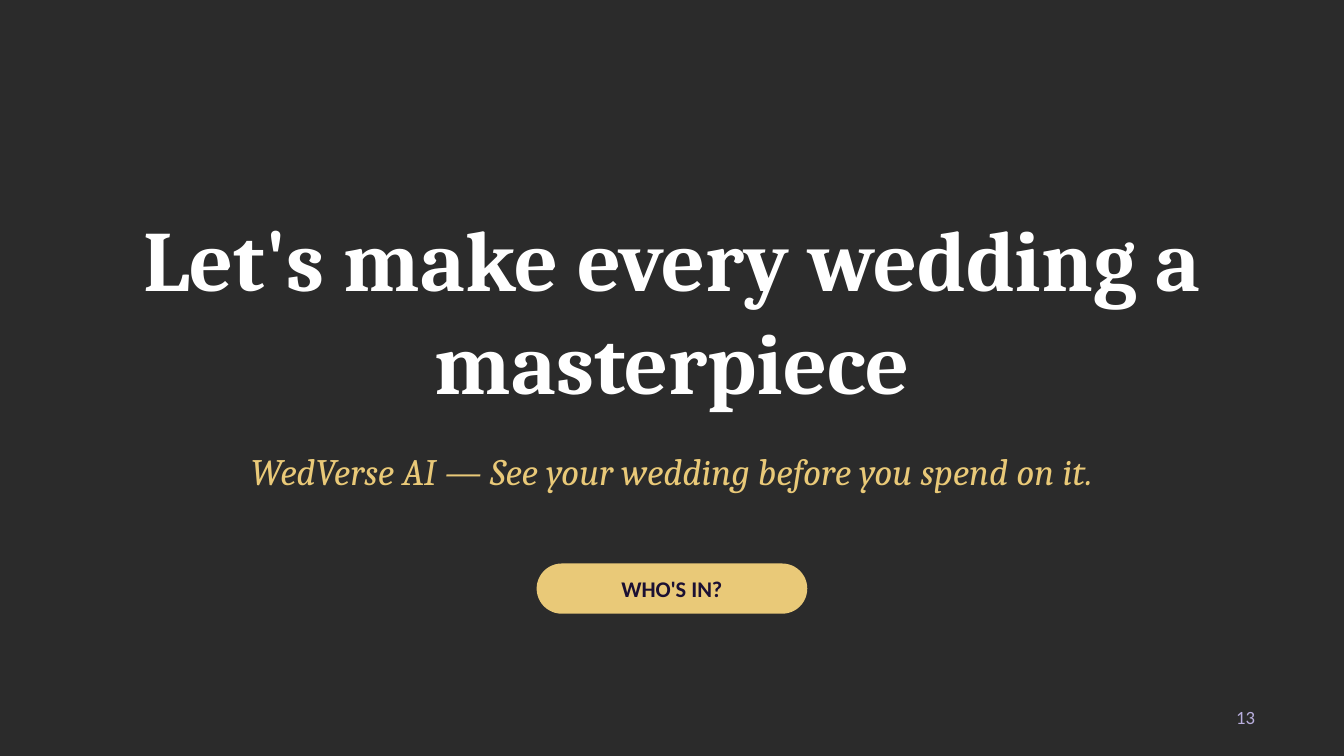
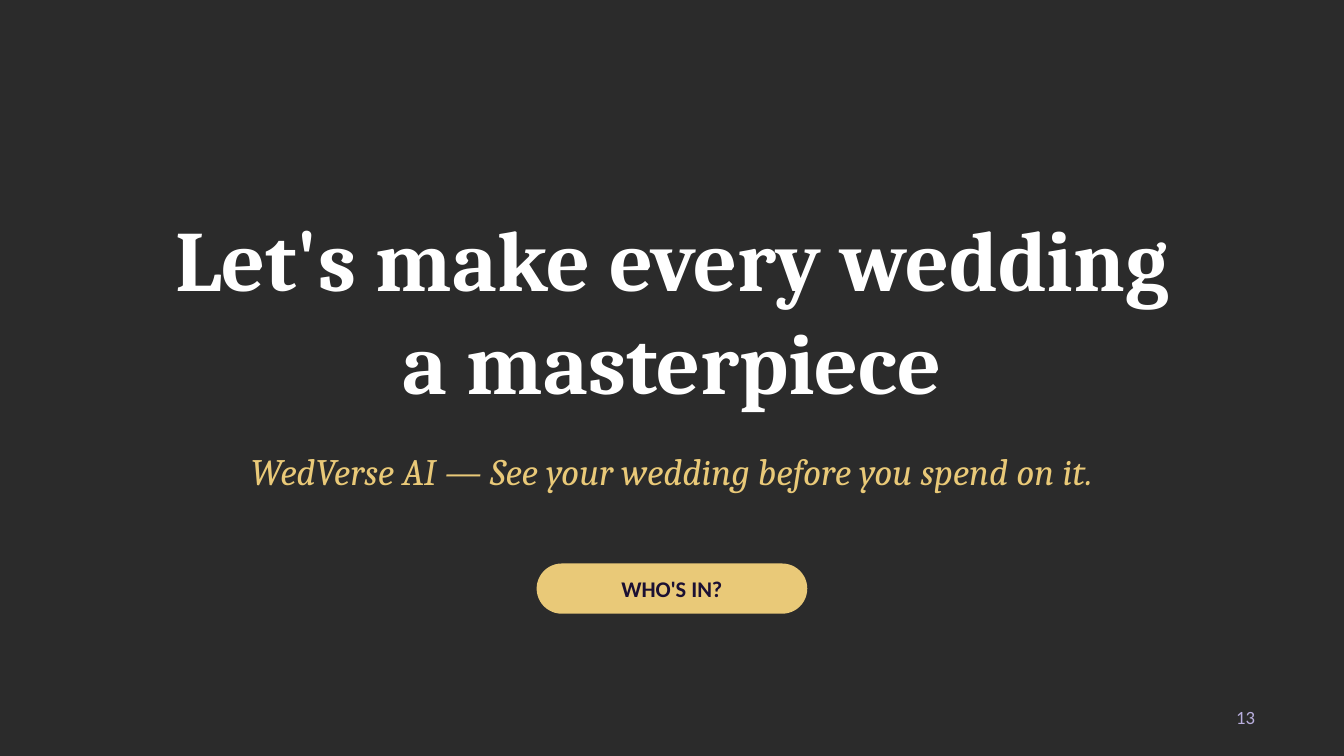
Before and after one commit to vaibhavdave/weddingplanner, a slide deck: slide 13 of pitch/WedVerse_AI_Shark_Tank_Pitch.pptx. Drawn at 1344x756 pixels with LibreOffice and Linux fonts; fonts in the diff are those of the drawing; background and template pictures are left out; a plain dark background stands for a picture behind light text. Boxes give left, top, right and bottom in pixels: in the first picture for what was removed or moved away, otherwise in the second. Text is boxed around its words. In the diff, an @@ line names an element or a change of style, - is before the commit and + after.

```diff
--- a/pitch/WedVerse_AI_Shark_Tank_Pitch.pptx
+++ b/pitch/WedVerse_AI_Shark_Tank_Pitch.pptx
@@ text at (175,230,1168,412): text changed @@
-Let's make every wedding a masterpiece
+Let's make every wedding
+a masterpiece
```
Also in this commit, not shown: 1 other slide changed, 4 other files.
